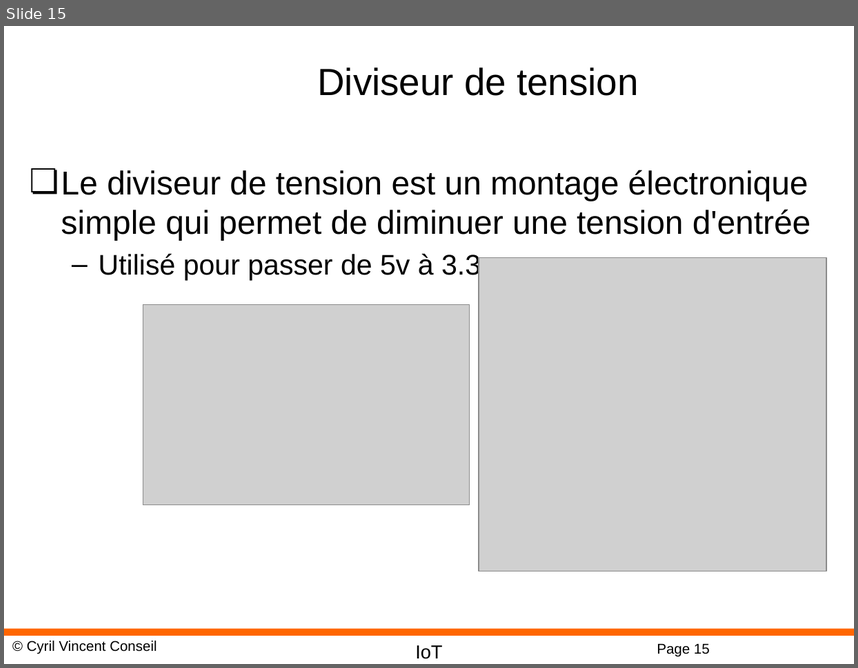
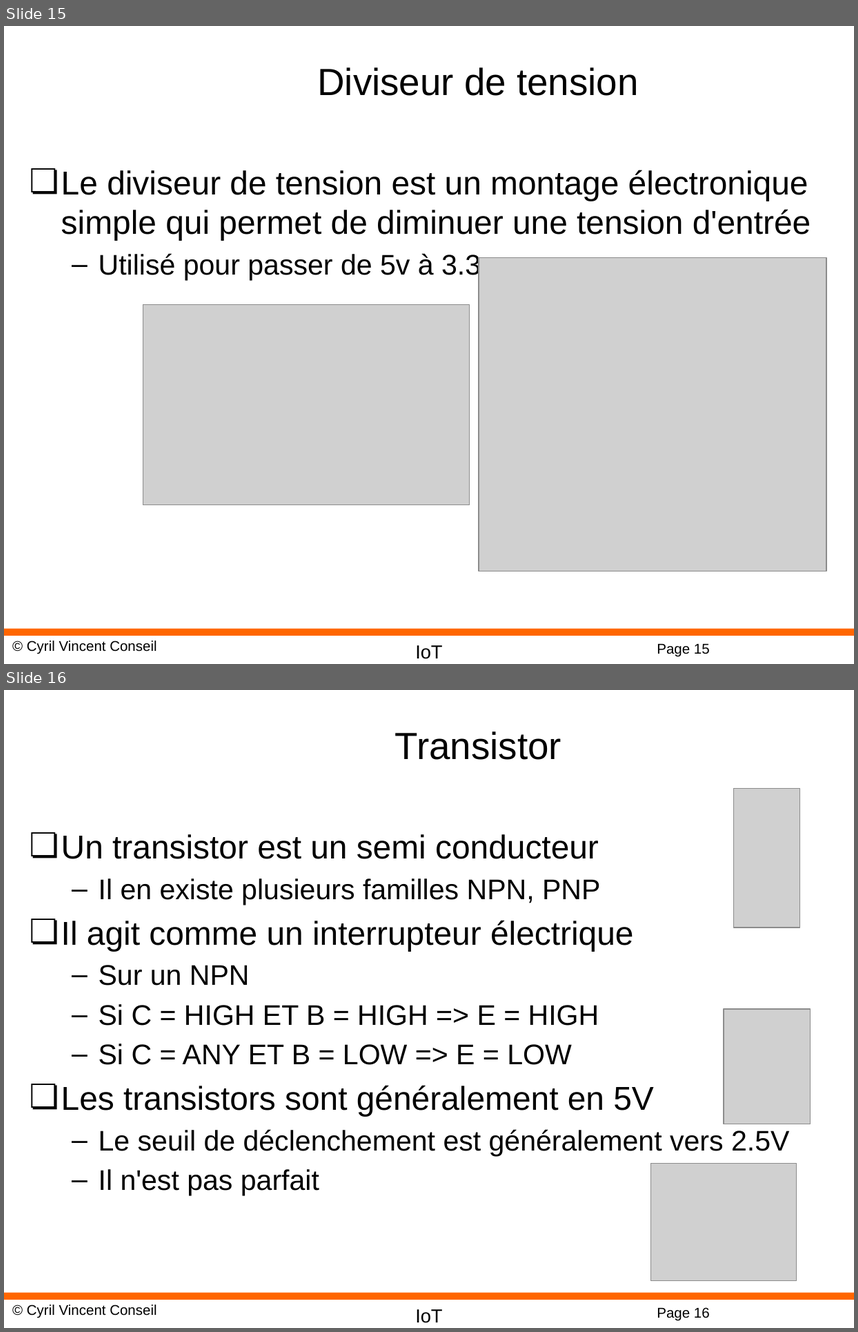
Before and after one commit to cyrilvincent/IoT, a slide deck: ppt/IoT03-Electricity.pptx. Shown one above the other, each under a label of ours: slide 15 before the commit, slides 15 and 16 after it. The pictures are 858x668 and 858x1332 pixels, drawn with LibreOffice and Linux fonts; fonts in the diff are those of the drawing; grey boxes stand for pictures; background and template pictures are left out. Boxes give left, top, right and bottom in pixels: in the first picture for what was removed or moved away, otherwise in the second. Text is boxed around its words. In the diff, an @@ line names an element or a change of style, - is before the commit and + after.

```diff
--- a/ppt/IoT03-Electricity.pptx
+++ b/ppt/IoT03-Electricity.pptx
@@ slide 16 added at (x1=4, y1=690, x2=854, y2=1328), background #FFFFFF; not listed: 4 template elements that a slide beside it also shows @@
@@ title added at (x1=395, y1=731, x2=562, y2=760), 32 pt, text #000000 @@
+Transistor
@@ picture added at (x1=733, y1=789, x2=800, y2=928) @@
@@ text added at (x1=61, y1=834, x2=789, y2=1196), 24 pt, text #000000 @@
+❏ Un transistor est un semi conducteur
+  – Il en existe plusieurs familles NPN, PNP
+❏ Il agit comme un interrupteur électrique
+  – Sur un NPN
+  – Si C = HIGH ET B = HIGH => E = HIGH
+  – Si C = ANY ET B = LOW => E = LOW
+❏ Les transistors sont généralement en 5V
+  – Le seuil de déclenchement est généralement vers 2.5V
+  – Il n'est pas parfait
@@ picture added at (x1=723, y1=1009, x2=810, y2=1123) @@
@@ picture added at (x1=651, y1=1163, x2=797, y2=1280) @@
```
Also in this commit, not shown: 1 other slide added, 10 other files.
